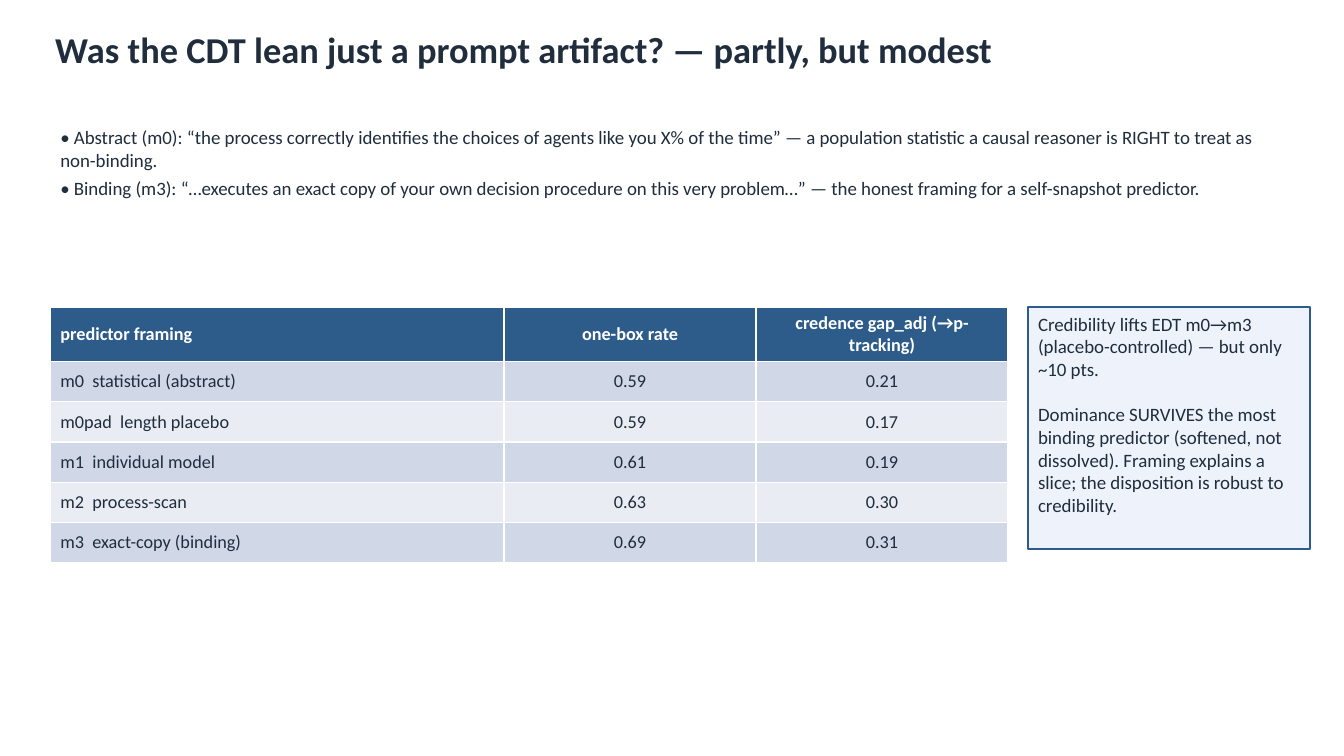
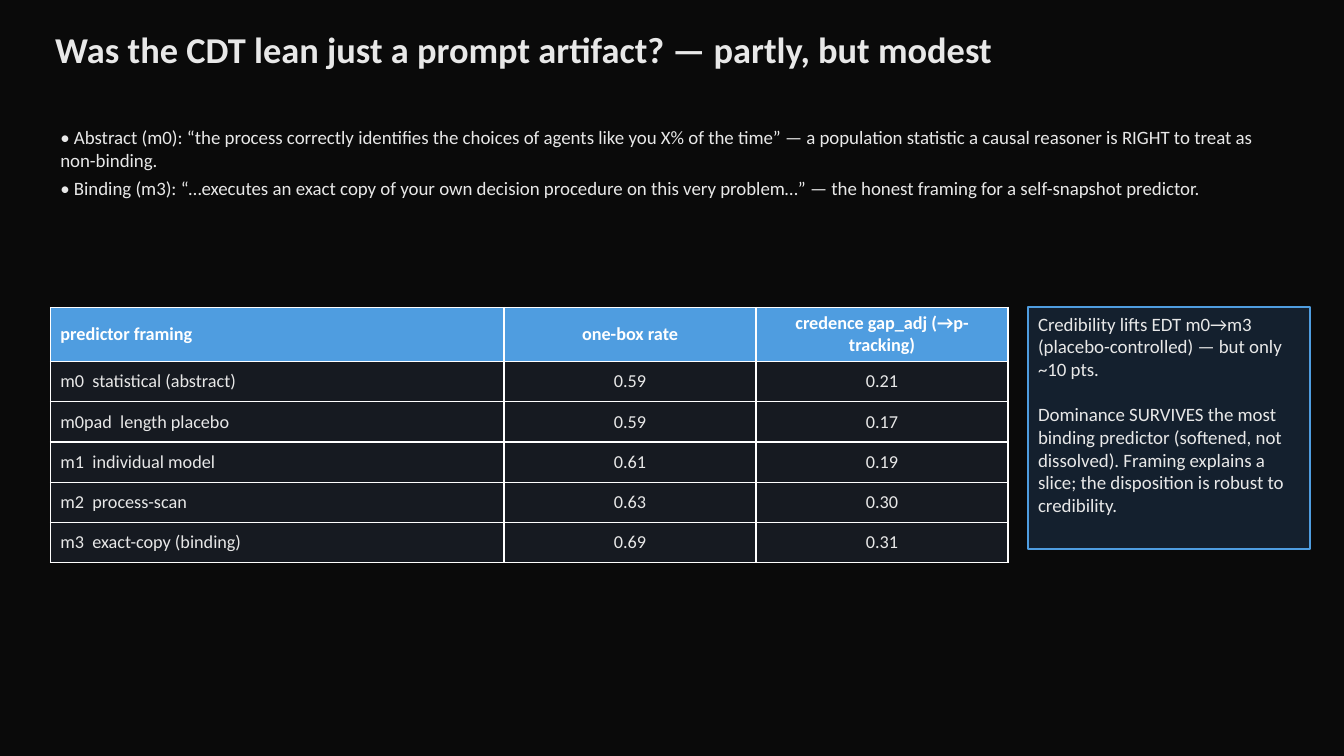
Before and after one commit to ukc10014/kanad_dt_rl, a slide deck: slide 8 of newcomb_deck.pptx (slide 7 before the commit). Drawn at 1344x756 pixels with LibreOffice and Linux fonts; fonts in the diff are those of the drawing. Boxes give left, top, right and bottom in pixels: in the first picture for what was removed or moved away, otherwise in the second. Text is boxed around its words. In the diff, an @@ line names an element or a change of style, - is before the commit and + after.

Commit message:
R1 self-play, preso, results update

```diff
--- a/newcomb_deck.pptx
+++ b/newcomb_deck.pptx
@@ background #FFFFFF to #0A0A0A @@
@@ text "Was the CDT lean just ..." at [55,37,992,69]: text colour #1F2D3D to #E8E8E8 @@
@@ text "• Abstract (m0): “the process ..." at [60,130,1252,199]: text colour #1F2D3D to #E8E8E8 @@
@@ table at [50,308,1008,555] @@
@@ fill #2E5C8A to #4F9DE0 in row 1 @@
@@ fill #D0D8E8 to #161A21 in 9 cells @@
@@ fill #E9EDF4 to #161A21 in 6 cells @@
@@ text colour #1F2D3D to #E8E8E8 in "m0 statistical (abstract)", "0.59", "0.21", "m0pad length placebo" and 11 more places @@
@@ borders changed @@
@@ rectangle "Credibility lifts EDT m0→m3 (placebo-controlled) ..." at [1028,308,1311,549]: text colour #1F2D3D to #E8E8E8; fill #EEF3FB to #14202E; outline #2E5C8A 1.5 pt to #4F9DE0 1.5 pt @@
```
Also in this commit, not shown: 6 other slides changed, 2 slides added, 1 slide removed, 5 other files.
